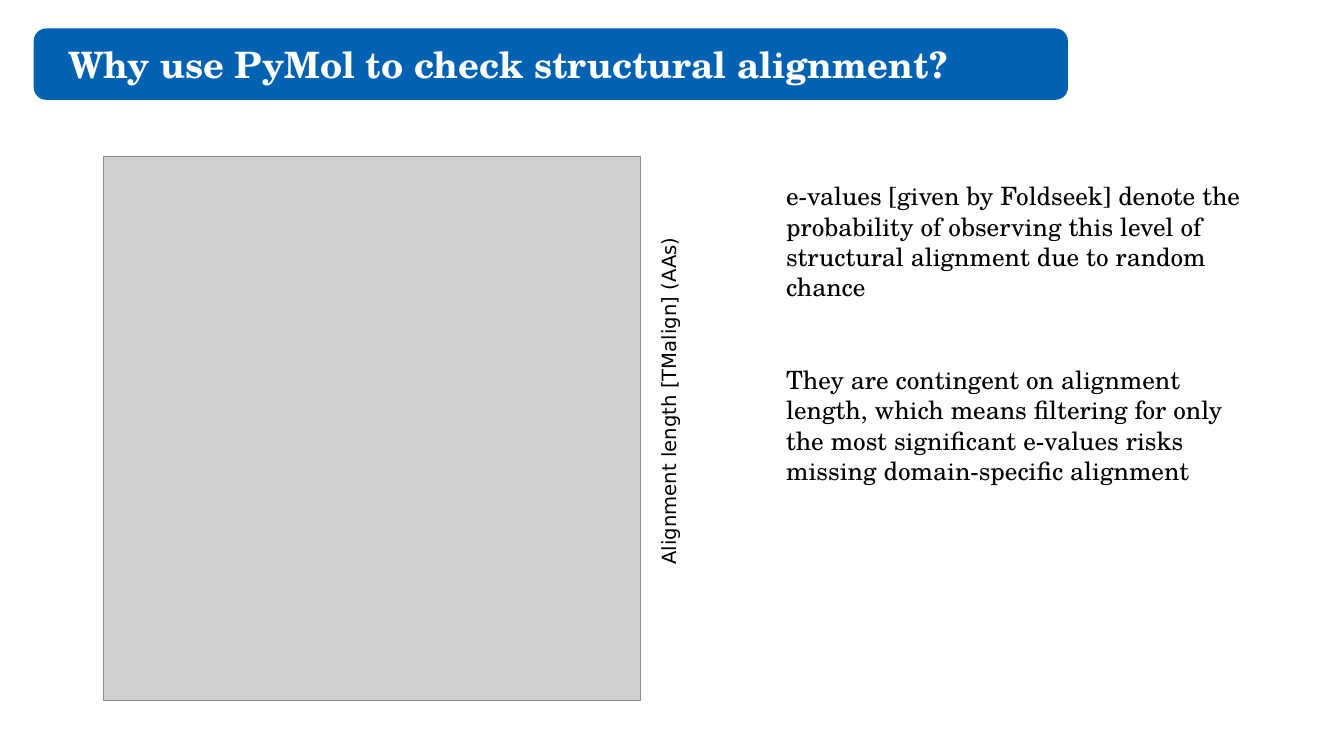
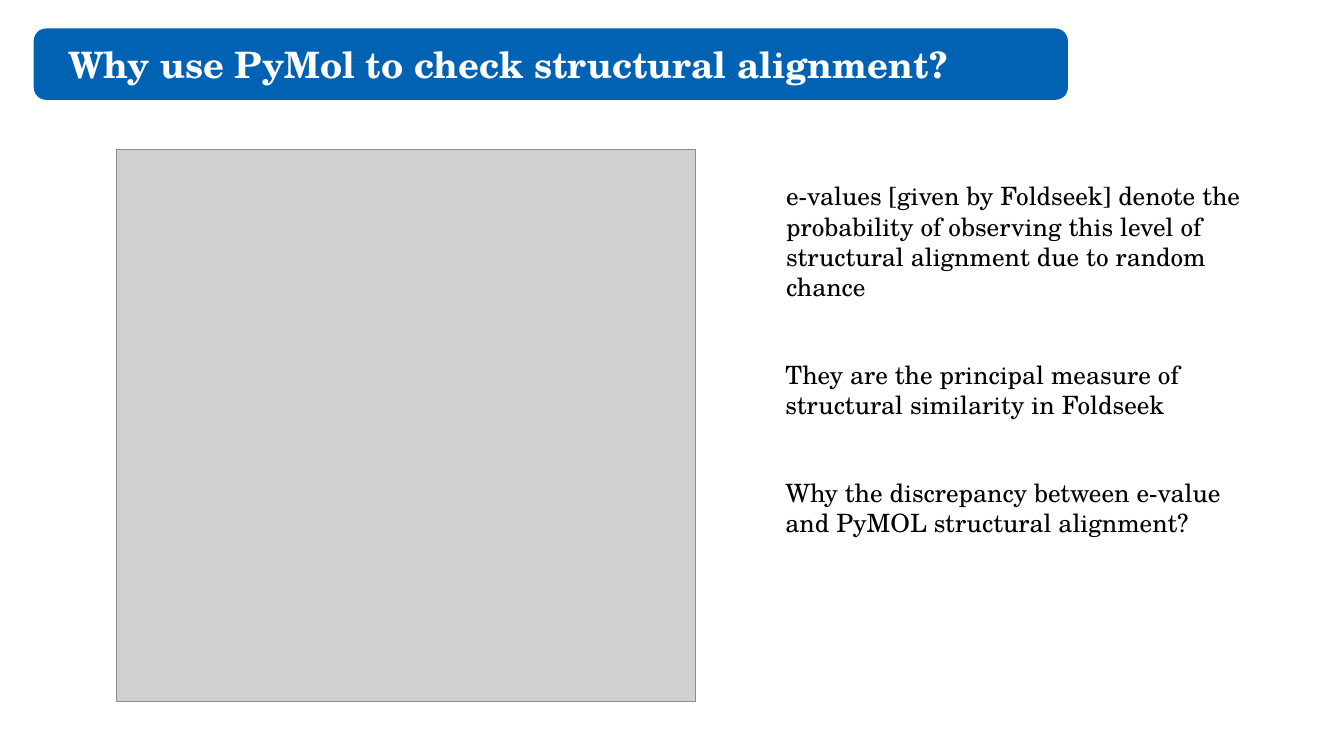
Before and after one commit to juliandeanmoran/BISSH, a slide deck: slide 3 of reports/2026-04-10_projectUpdate_2_jmoran.pptx. Drawn at 1344x756 pixels with LibreOffice and Linux fonts; fonts in the diff are those of the drawing; grey boxes stand for pictures. Boxes give left, top, right and bottom in pixels: in the first picture for what was removed or moved away, otherwise in the second. Text is boxed around its words. In the diff, an @@ line names an element or a change of style, - is before the commit and + after.

```diff
--- a/reports/2026-04-10_projectUpdate_2_jmoran.pptx
+++ b/reports/2026-04-10_projectUpdate_2_jmoran.pptx
@@ picture: place and size @@
-picture at [104,156,641,701]
+picture at [116,149,696,702]
@@ text removed at [658,243,681,562] @@
-Alignment length [TMalign] (AAs)
@@ text added at [785,365,1179,419], 18 pt, text #000000 @@
+They are the principal measure of structural similarity in Foldseek
@@ text removed at [786,370,1222,485] @@
-They are contingent on alignment length, which means filtering for only the most significant e-values risks missing domain-specific alignment
@@ text added at [785,483,1221,538], 18 pt, text #000000 @@
+Why the discrepancy between e-value and PyMOL structural alignment?
```
Also in this commit, not shown: 4 other slides changed, 3 slides added, 1 other file.
